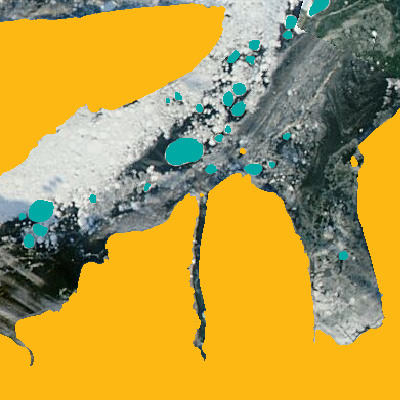
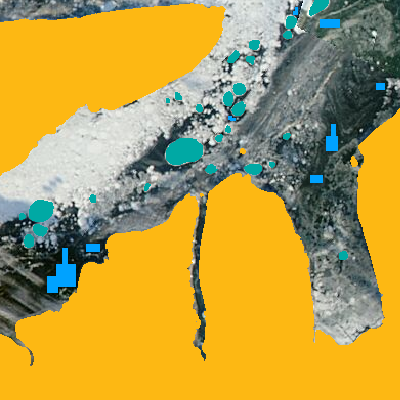
Layers edited between the first and the second 400×400 image:
added layer "water samples" (2nd of 2) above "ice floes" over [47, 7, 385, 293]
